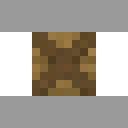
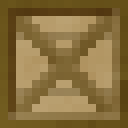
Layered file, before and after one edit (128 x 128). Changes by layer:
added layer "Layer" (soft light, 50%) above "bottom-left" over (0, 0, 128, 128)
added layer "bottom-left" above "bottom-right" over (0, 112, 16, 128)
added layer "bottom-right" above "top-right" over (112, 112, 128, 128)
added layer "top-right" above "top-left" over (112, 0, 128, 16)
added layer "top-left" above "top" over (0, 0, 16, 16)
painted on "top" over (0, 0, 128, 32)
painted on "bottom" over (0, 96, 128, 128)
painted on "left" over (0, 0, 32, 128)
painted on "right" over (96, 0, 128, 128)
added layer "Braces" above "Base" over (0, 0, 128, 128)
added layer "Base" above "tr.png" over (0, 0, 128, 128)
hid "all.png" over (0, 0, 128, 128)
